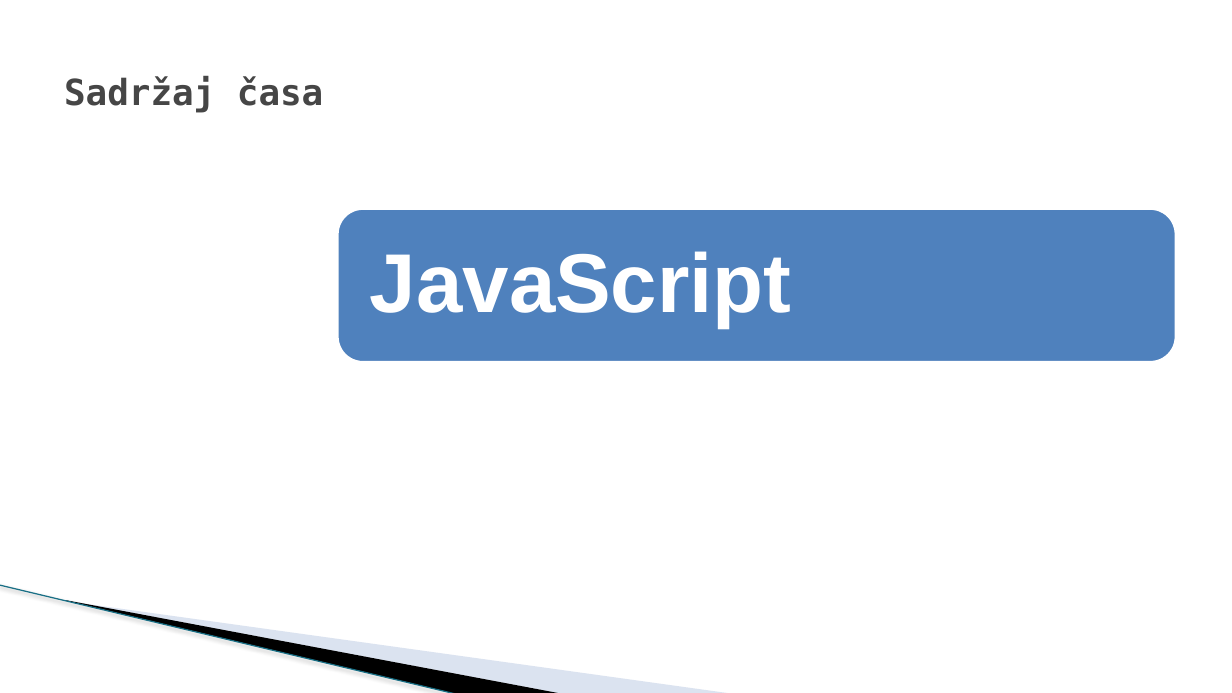
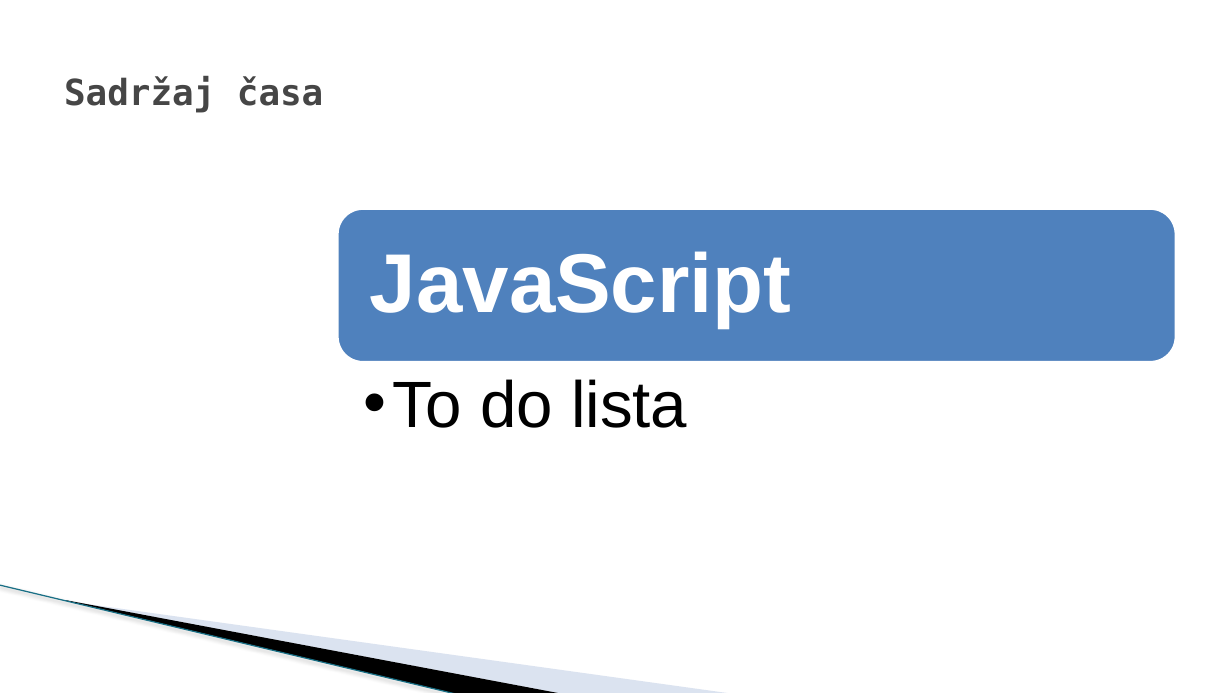
Before and after one commit to todalexcode/kurs-front-end, a slide deck: slide 2 of sesija-34/PPT/Front-End Developer-34.pptx. Drawn at 1232x693 pixels with LibreOffice and Linux fonts; fonts in the diff are those of the drawing; background and template pictures are left out. Boxes give left, top, right and bottom in pixels: in the first picture for what was removed or moved away, otherwise in the second. Text is boxed around its words. In the diff, an @@ line names an element or a change of style, - is before the commit and + after.

```diff
--- a/sesija-34/PPT/Front-End Developer-34.pptx
+++ b/sesija-34/PPT/Front-End Developer-34.pptx
@@ text added at <box>393,379,687,428</box>, 51 pt, text #000000 @@
+  •• To do lista
```
Also in this commit, not shown: 2 other slides changed, 1 slide added, 3 other files.
